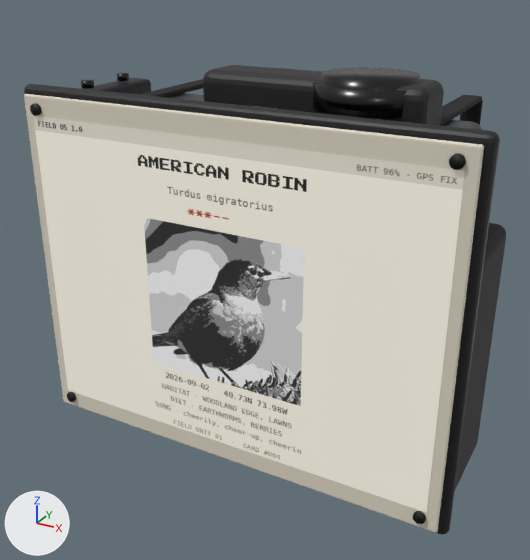
Before and after pictures for a commit that changed the glTF model cad/scout-lite-assembly.glb.
Both versions are drawn from a 50 mm lens placed at (94.4, -174.1, 86.0), pointed at (-3.3, 3.6, -2.8). Arrows for +X, +Y and +Z are at lower left; the lights stay in place. The picture after the commit comes second. Where no turn or scale is listed for an object, it has been applied to the vertices. Vertices at exactly the same position are counted once.

Before the edit, the objects in view are built like this:
```python
me_cube_012 = bpy.data.meshes.new('Cube.012')
me_cube_012.from_pydata(...)  # 152 vertices, 300 faces; spans x -17.0..45.0, y -8.0..8.0, z 41.0..59.0
me_cube_012.materials.append(mat_pod_petg)  # black #1f1f21
me_cube_013 = bpy.data.meshes.new('Cube.013')
me_cube_013.from_pydata(...)  # 152 vertices, 300 faces; spans x -59.5..-51.5, y -17.5..17.5, z -35.0..51.0
me_cube_013.materials.append(mat_pcb_dark)  # black #050812
me_cylinder_005 = bpy.data.meshes.new('Cylinder.005')
me_cylinder_005.from_pydata(...)  # a 48-sided cylinder along z spanning x -14.0..14.0, y -14.0..14.0, z -3.0..3.0
me_cylinder_005.materials.append(mat_sanwa_black)  # black #050506
me_cylinder_006 = bpy.data.meshes.new('Cylinder.006')
me_cylinder_006.from_pydata(...)  # a 48-sided cylinder along z spanning x -12.0..12.0, y -12.0..12.0, z -3.5..3.5
me_cylinder_006.materials.append(mat_sanwa_black)  # black #050506
me_cylinder_007 = bpy.data.meshes.new('Cylinder.007')
me_cylinder_007.from_pydata(...)  # a 48-sided cylinder along z spanning x -6.0..6.0, y -6.0..6.0, z -3.0..3.0
me_cylinder_007.materials.append(mat_cap_tpu)  # black #19191c
ob_button_pod = bpy.data.objects.new('Button_Pod', me_cube_012)
ob_button_pod.location = (0.0, 0.0, 0.0)
ob_capture_bezel = bpy.data.objects.new('Capture_Bezel', me_cylinder_005)
ob_capture_bezel.location = (28.0, 0.0, 55.0)
ob_capture_button = bpy.data.objects.new('Capture_Button', me_cylinder_006)
ob_capture_button.location = (28.0, 0.0, 56.5)
ob_listen_cap = bpy.data.objects.new('Listen_Cap', me_cylinder_007)
ob_listen_cap.location = (2.0, 0.0, 55.0)
ob_respeaker = bpy.data.objects.new('ReSpeaker', me_cube_013)
ob_respeaker.location = (0.0, 0.0, 0.0)
# also in view: 'EInk_Content' at (0.0, -26.3, 2.0); 'EInk_Bracket' at (0.0, -22.5, 2.0); 'Strap_Top.001' at (42.0, 13.5, 48.3); 'Speaker' at (54.5, 0.0, -12.0); 'EInk_Panel' at (0.0, -25.6, 2.0)
```
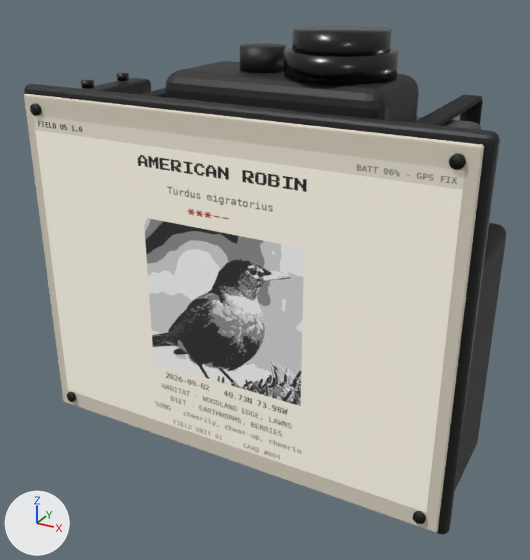
What differs and where, as boxes [x1, y1, x2, y2] in the pictures (530 x 560 px):
```json
{"object": "Button_Pod", "change": "reshaped", "before": [203, 65, 444, 126], "after": [165, 61, 419, 123]}
{"object": "Capture_Bezel", "change": "moved", "before": [313, 83, 407, 118], "after": [284, 47, 399, 85]}
{"object": "Capture_Button", "change": "moved", "before": [321, 67, 420, 90], "after": [292, 25, 392, 57]}
{"object": "Listen_Cap", "change": "moved", "after": [240, 44, 286, 73], "on screen": "not visible before"}
```

The change, as JSON lines over the scene's bpy script:
```json
{"block": "me_cube_012", "where": "# used by ob_button_pod; location = (0.0, 0.0, 0.0)"}
{"op": "remove", "block": "me_cube_012", "code": "me_cube_012.from_pydata(...)  # 152 vertices, 300 faces; spans x -17.0..45.0, y -8.0..8.0, z 41.0..59.0"}
{"op": "add", "block": "me_cube_012", "code": "me_cube_012.from_pydata(...)  # 152 vertices, 300 faces; spans x -25.0..37.0, y -15.0..15.0, z 41.0..59.0"}
{"block": "me_cube_012", "change": "me_cube_012 part 1: 152 of 152 vertices moved; they spanned x -17.0..45.0, y -8.0..8.0, z 41.0..59.0 and now span x -25.0..37.0, y -15.0..15.0, z 41.0..59.0; mean shift (-8.0, 0.0, 0.0)"}
{"op": "set", "path": "ob_capture_bezel.location", "old": "(28.0, 0.0, 55.0)", "new": "(20.0, 0.0, 62.0)"}
{"op": "set", "path": "ob_capture_button.location", "old": "(28.0, 0.0, 56.5)", "new": "(20.0, 0.0, 66.5)"}
{"op": "set", "path": "ob_listen_cap.location", "old": "(2.0, 0.0, 55.0)", "new": "(-2.0, 0.0, 62.0)"}
```
